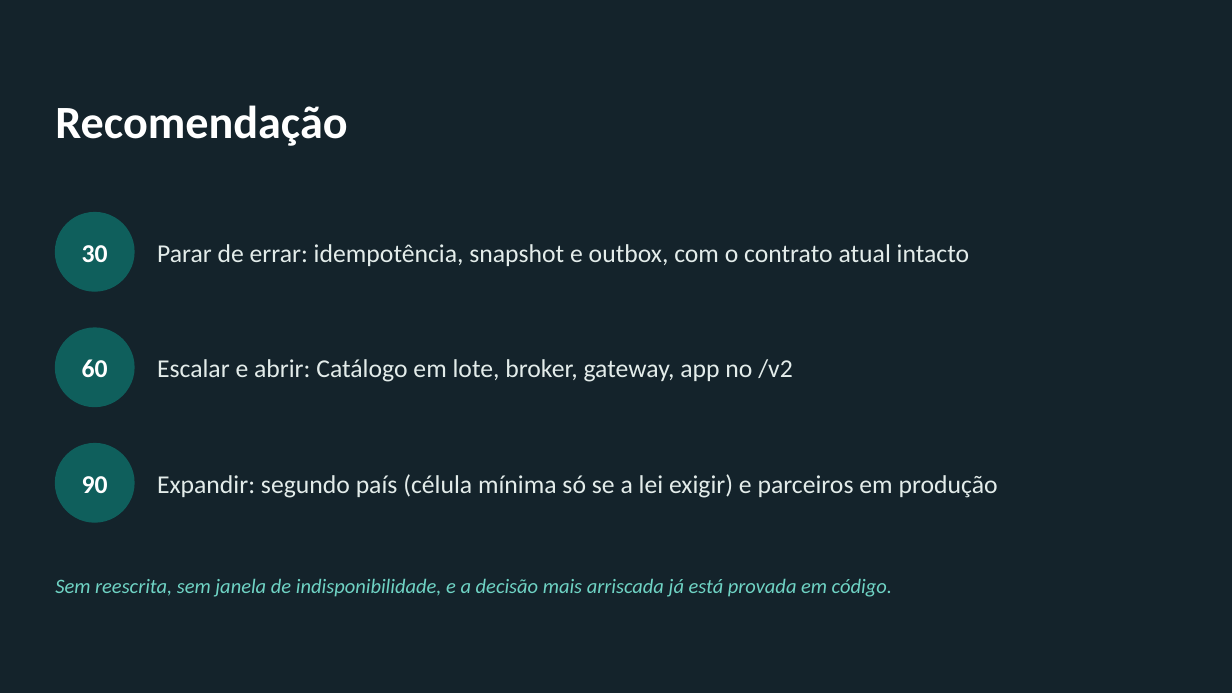
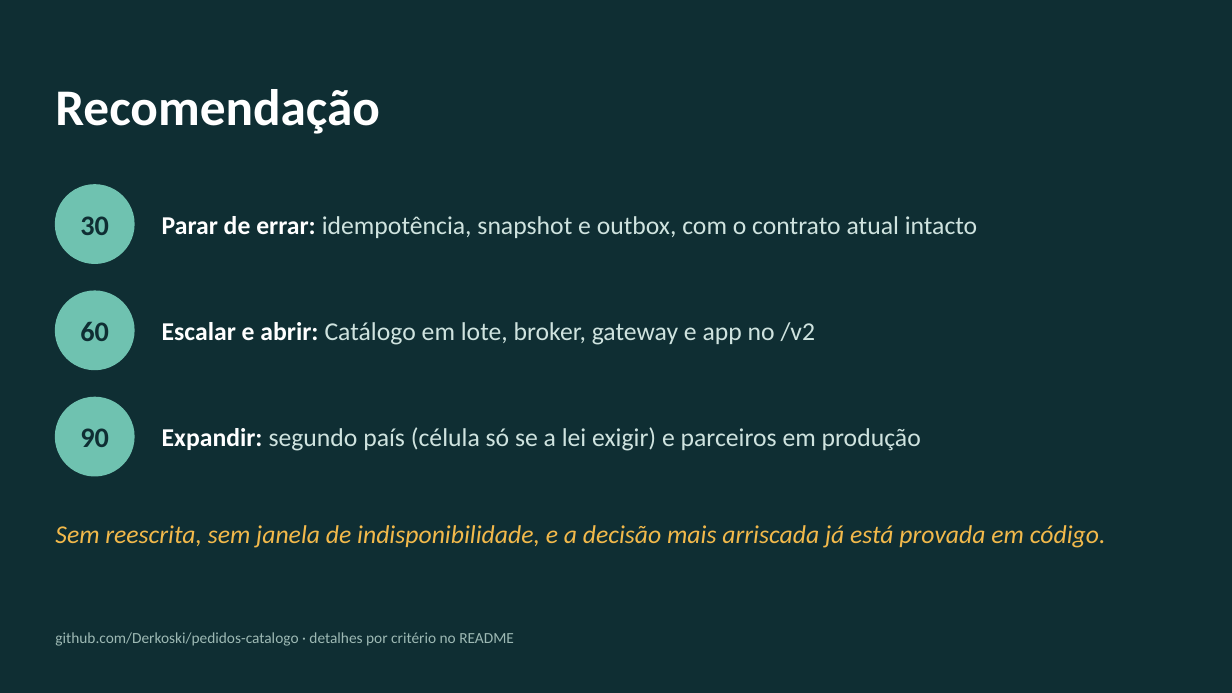
Before and after one commit to Derkoski/pedidos-catalogo, a slide deck: slide 10 of entregaveis/apresentacao.pptx (slide 23 before the commit). Drawn at 1232x693 pixels with LibreOffice and Linux fonts; fonts in the diff are those of the drawing. Boxes give left, top, right and bottom in pixels: in the first picture for what was removed or moved away, otherwise in the second. Text is boxed around its words. In the diff, an @@ line names an element or a change of style, - is before the commit and + after.

```diff
--- a/entregaveis/apresentacao.pptx
+++ b/entregaveis/apresentacao.pptx
@@ background #14232B to #0F2E33 @@
@@ text "Recomendação": place and size @@
-text "Recomendação" at [55,105,347,146]
+text "Recomendação" at [55,89,380,134]
@@ text "Recomendação" at [55,89,380,134]: size 36 to 40 pt @@
@@ text "30": place and size @@
-text "30" at [82,245,108,262]
+text "30" at [80,216,109,235]
@@ ellipse: place and size @@
-ellipse at [55,213,134,291]
+ellipse at [55,185,134,263]
@@ text "Parar de errar: idempotência, snapshot ...": place and size @@
-text "Parar de errar: idempotência, snapshot ..." at [157,244,970,266]
+text "Parar de errar: idempotência, snapshot ..." at [162,216,978,238]
@@ text "Parar de errar: idempotência, snapshot ..." at [162,216,978,238]: text colour #E3ECEA to #FFFFFF, bold on in "Parar de errar:"; text colour #E3ECEA to #CFE3DF in "idempotência, snapshot e outbox, com o contrato ..." @@
@@ text "60": place and size @@
-text "60" at [82,359,108,377]
+text "60" at [80,322,109,341]
@@ ellipse: place and size @@
-ellipse at [55,328,134,407]
+ellipse at [55,291,134,370]
@@ text at [162,322,816,345]: text changed; text colour #E3ECEA to #CFE3DF @@
-Escalar e abrir: Catálogo em lote, broker, gateway, app no /v2
+Escalar e abrir: Catálogo em lote, broker, gateway e app no /v2
@@ size 20 to 22 pt, text colour #FFFFFF to #0F2E33 in 3 elements at [80,216,109,235], [80,322,109,341], [80,428,109,447] @@
@@ text "90": place and size @@
-text "90" at [82,476,108,493]
+text "90" at [80,428,109,447]
@@ ellipse: place and size @@
-ellipse at [55,444,134,522]
+ellipse at [55,397,134,476]
@@ fill #0F5F5C to #6FC2B0; outline #0F5F5C 1 pt to #6FC2B0 1 pt in 3 elements at [55,185,134,263], [55,291,134,370], [55,397,134,476] @@
@@ text at [162,427,921,451]: text changed; text colour #E3ECEA to #CFE3DF @@
-Expandir: segundo país (célula mínima só se a lei exigir) e parceiros em produção
+Expandir: segundo país (célula só se a lei exigir) e parceiros em produção
@@ text "Sem reescrita, sem janela de ...": place and size @@
-text "Sem reescrita, sem janela de ..." at [55,578,892,597]
+text "Sem reescrita, sem janela de ..." at [55,525,1106,548]
@@ text "Sem reescrita, sem janela de ..." at [55,525,1106,548]: size 16 to 20 pt, text colour #6FD3C4 to #F2B94B @@
@@ text added at [55,632,514,646], 12 pt, text #9DB9B4 @@
+github.com/Derkoski/pedidos-catalogo · detalhes por critério no README
```
Also in this commit, not shown: 5 other slides changed, 4 slides added, 17 slides removed, 11 other files.
